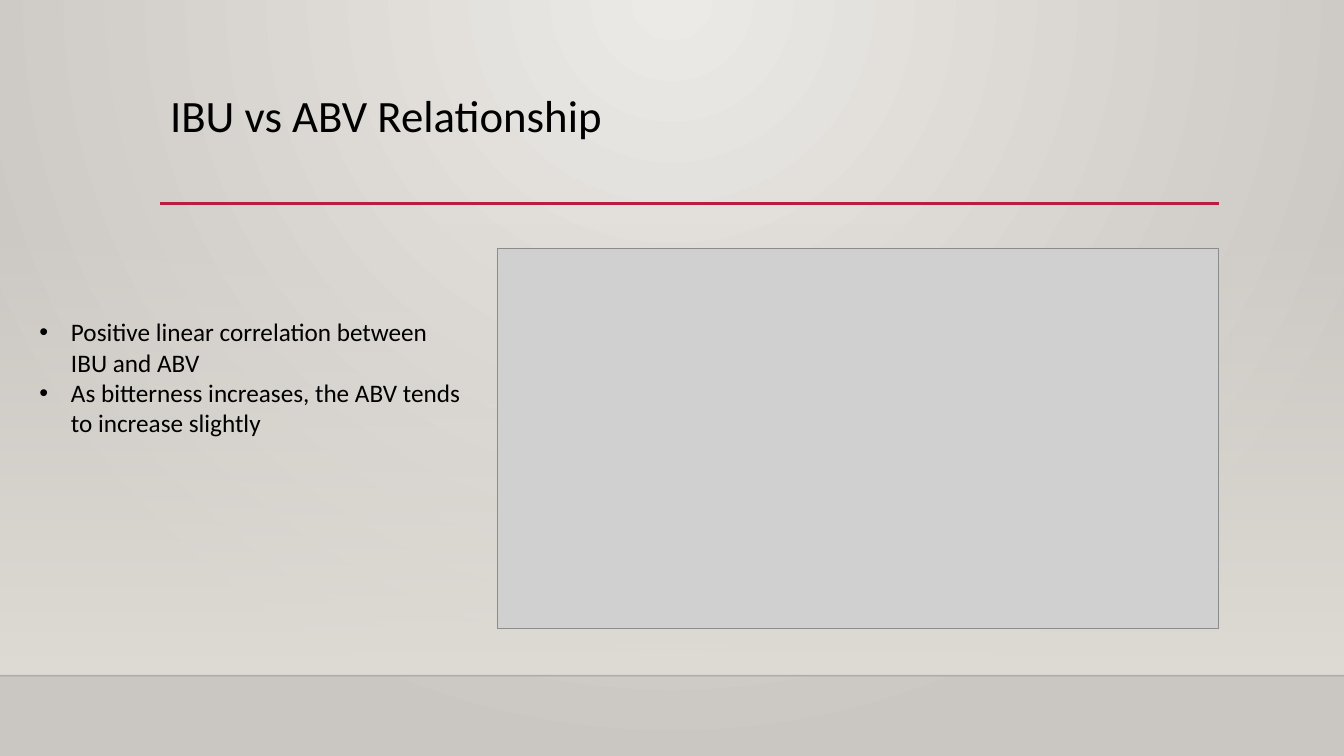
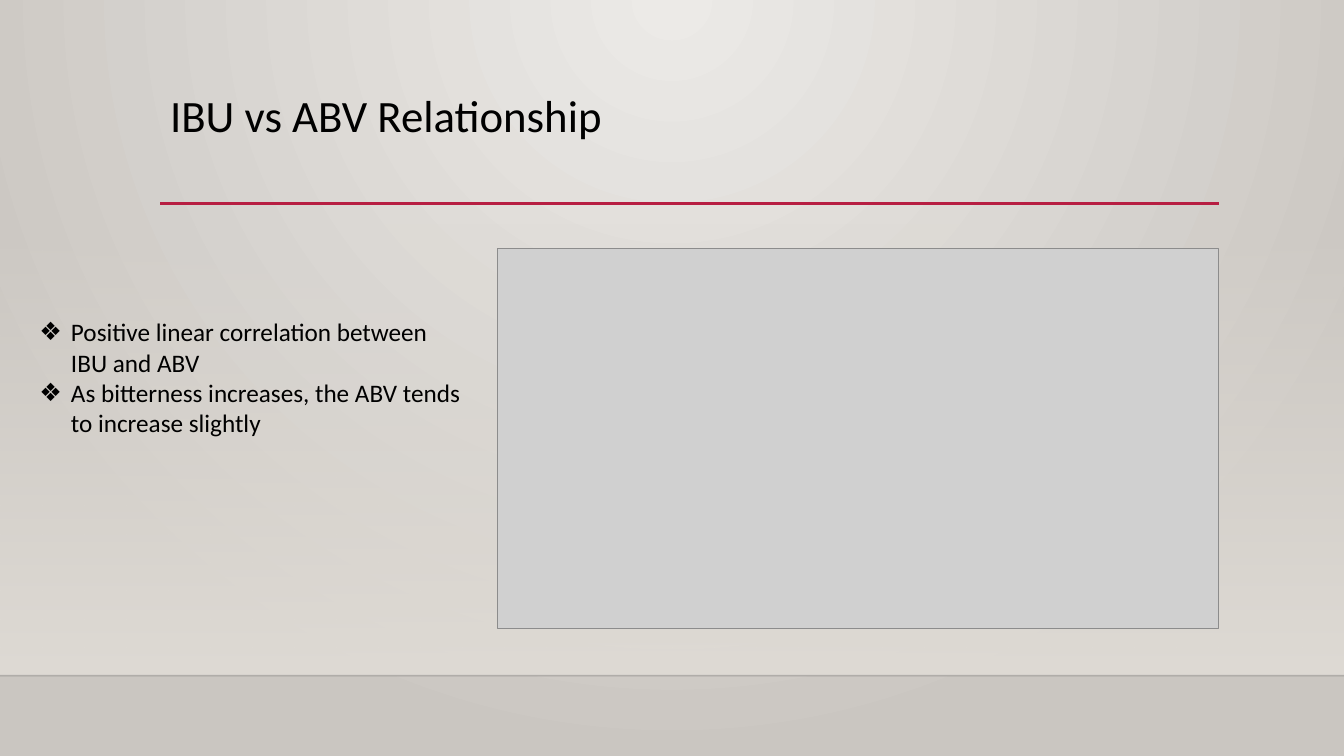
Before and after one commit to Aurian-G/BudweiserBreweryAnalysis, a slide deck: slide 9 of PPT/Case_Study_Analysis_DDS6306.pptx. Drawn at 1344x756 pixels with LibreOffice and Linux fonts; fonts in the diff are those of the drawing; grey boxes stand for pictures; background and template pictures are left out. Boxes give left, top, right and bottom in pixels: in the first picture for what was removed or moved away, otherwise in the second. Text is boxed around its words. In the diff, an @@ line names an element or a change of style, - is before the commit and + after.

```diff
--- a/PPT/Case_Study_Analysis_DDS6306.pptx
+++ b/PPT/Case_Study_Analysis_DDS6306.pptx
@@ text "Positive linear correlation between IBU ..." at (x1=71, y1=323, x2=460, y2=437): bullet • to ❖ @@
```
Also in this commit, not shown: 6 other slides changed.
